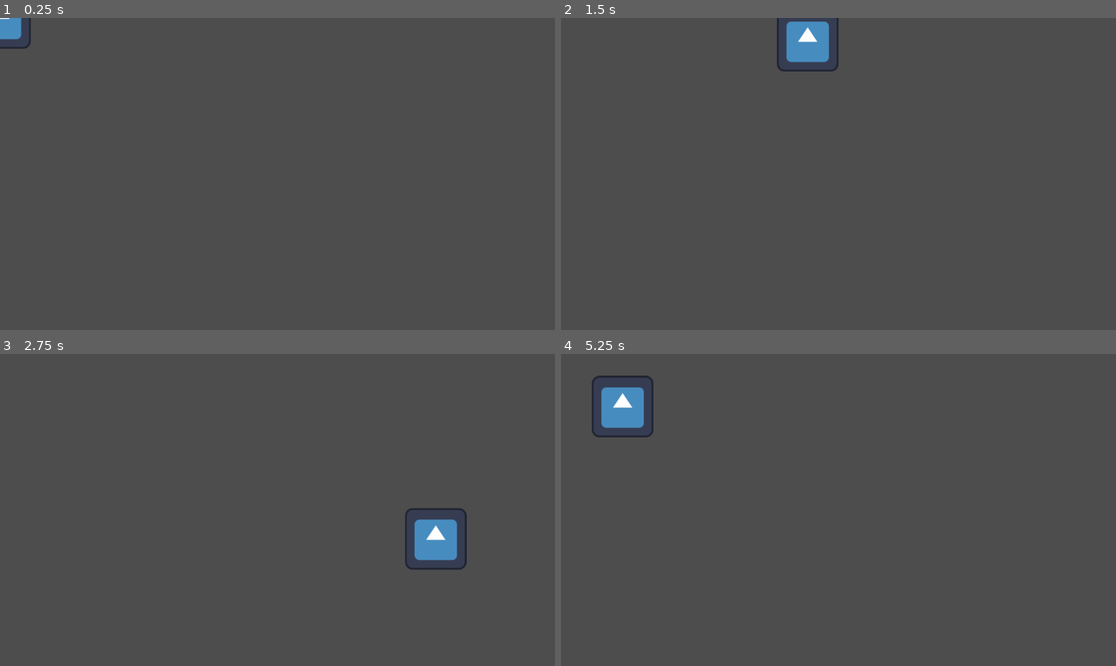
Above: before the commit, frames 1-4 (two rows, left to right).
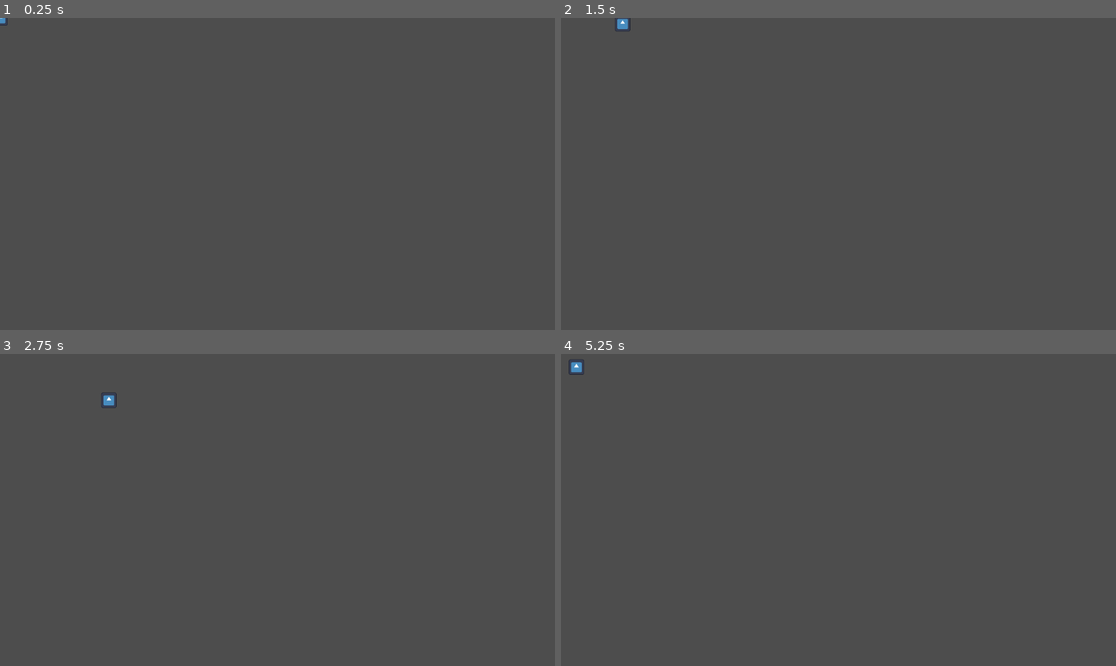
Above: after the commit, the same moments.

Repository: cprosko/polyhedromeda
Game: Godot game, scene res://scenes/level_template.tscn
The game is run twice, just before and just after one commit, with the same random seed, the same clock (stepped at 60 frames per second) and the same inputs. The engine's default icon, where the game draws it, is replaced by a stand-in: a white triangle on a blue panel in a dark square.
Inputs:
- Up to frame 1 (0.25 s): no input
- Up to frame 2 (1.5 s): tap Enter at 0.5 s; hold Right (move_right) 0.53-1.28 s; hold Down (move_down) from 1.28 s (still down)
- Up to frame 3 (2.75 s): release Down (move_down) at 2.03 s; hold Right (move_right) from 2.03 s (still down)
- Up to frame 4 (5.25 s): release Right (move_right) at 2.78 s; hold Up (move_up) 2.78-3.53 s; hold Left (move_left) 3.53-5.03 s; hold Down (move_down) from 5.03 s (still down)

The runs differ from the first frame. In frame 1, 0.3% of the frame differs, in the area x 0-6%, y 0-10%; in frame 2, 1.3%; in frame 3, 1.4%, in the area x 18-85%, y 12-70%; in frame 4, 1.4%.

Commit message:
Added script for automatic scaling of player Rays.

Diff:
--- a/scenes/level_template.tscn
+++ b/scenes/level_template.tscn
@@ -1,7 +1,8 @@
-[gd_scene load_steps=5 format=3 uid="uid://bpvohcmak3c2x"]
+[gd_scene load_steps=6 format=3 uid="uid://bpvohcmak3c2x"]
 
-[ext_resource type="Script" uid="uid://3igi3vc7wm3i" path="res://scripts/player.gd" id="1_mm7tu"]
+[ext_resource type="Script" uid="uid://3igi3vc7wm3i" path="res://scripts/player/player.gd" id="1_mm7tu"]
 [ext_resource type="Texture2D" uid="uid://drrardrri63tm" path="res://sprites/icon.svg" id="2_6lum8"]
+[ext_resource type="Script" uid="uid://dxp3b2kd1bkkv" path="res://scripts/player/player_rays.gd" id="3_6lum8"]
 
 [sub_resource type="SpriteFrames" id="SpriteFrames_iw5l3"]
 animations = [{
@@ -15,7 +16,7 @@
 }]
 
 [sub_resource type="RectangleShape2D" id="RectangleShape2D_mm7tu"]
-size = Vector2(64, 64)
+size = Vector2(16, 16)
 
 [node name="Node2D" type="Node2D"]
 
@@ -27,29 +28,31 @@
 script = ExtResource("1_mm7tu")
 
 [node name="Sprite" type="AnimatedSprite2D" parent="WorldMap/Player"]
+scale = Vector2(0.25, 0.25)
 sprite_frames = SubResource("SpriteFrames_iw5l3")
 
 [node name="Collider" type="CollisionShape2D" parent="WorldMap/Player"]
 shape = SubResource("RectangleShape2D_mm7tu")
 
 [node name="Rays" type="Node2D" parent="WorldMap/Player"]
+script = ExtResource("3_6lum8")
 
 [node name="Up" type="RayCast2D" parent="WorldMap/Player/Rays"]
-position = Vector2(0, -64)
-target_position = Vector2(0, -64)
+position = Vector2(0, -16)
+target_position = Vector2(0, -16)
 hit_from_inside = true
 
 [node name="Down" type="RayCast2D" parent="WorldMap/Player/Rays"]
-position = Vector2(0, 64)
-target_position = Vector2(0, 64)
+position = Vector2(0, 16)
+target_position = Vector2(0, 16)
 hit_from_inside = true
 
 [node name="Left" type="RayCast2D" parent="WorldMap/Player/Rays"]
-position = Vector2(-64, 0)
-target_position = Vector2(-64, 0)
+position = Vector2(-16, 0)
+target_position = Vector2(-16, 0)
 hit_from_inside = true
 
 [node name="Right" type="RayCast2D" parent="WorldMap/Player/Rays"]
-position = Vector2(64, 0)
-target_position = Vector2(64, 0)
+position = Vector2(16, 0)
+target_position = Vector2(16, 0)
 hit_from_inside = true
--- a/scripts/globals.gd
+++ b/scripts/globals.gd
@@ -2,4 +2,4 @@
 extends Node
 
 # Public Parameters
-const tile_size_pixels := Vector2i(128, 128)
+const tile_size_pixels := Vector2i(32, 32)
--- /dev/null
+++ b/scripts/player/player_rays.gd
@@ -0,0 +1,12 @@
+extends Node2D
+
+func _ready() -> void:
+	var half_tile_size_pixels = Globals.tile_size_pixels.x / 2
+	$Up.position    = Vector2(0, -half_tile_size_pixels)
+	$Down.position  = Vector2(0, +half_tile_size_pixels)
+	$Left.position  = Vector2(-half_tile_size_pixels, 0)
+	$Right.position = Vector2(+half_tile_size_pixels, 0)
+	$Up.target_position    = Vector2(0, -half_tile_size_pixels)
+	$Down.target_position  = Vector2(0, +half_tile_size_pixels)
+	$Left.target_position  = Vector2(-half_tile_size_pixels, 0)
+	$Right.target_position = Vector2(+half_tile_size_pixels, 0)
Renamed: scripts/player.gd -> scripts/player/player.gd
Renamed: scripts/player.gd.uid -> scripts/player/player.gd.uid
Not shown, added: scripts/player/player_rays.gd.uid
